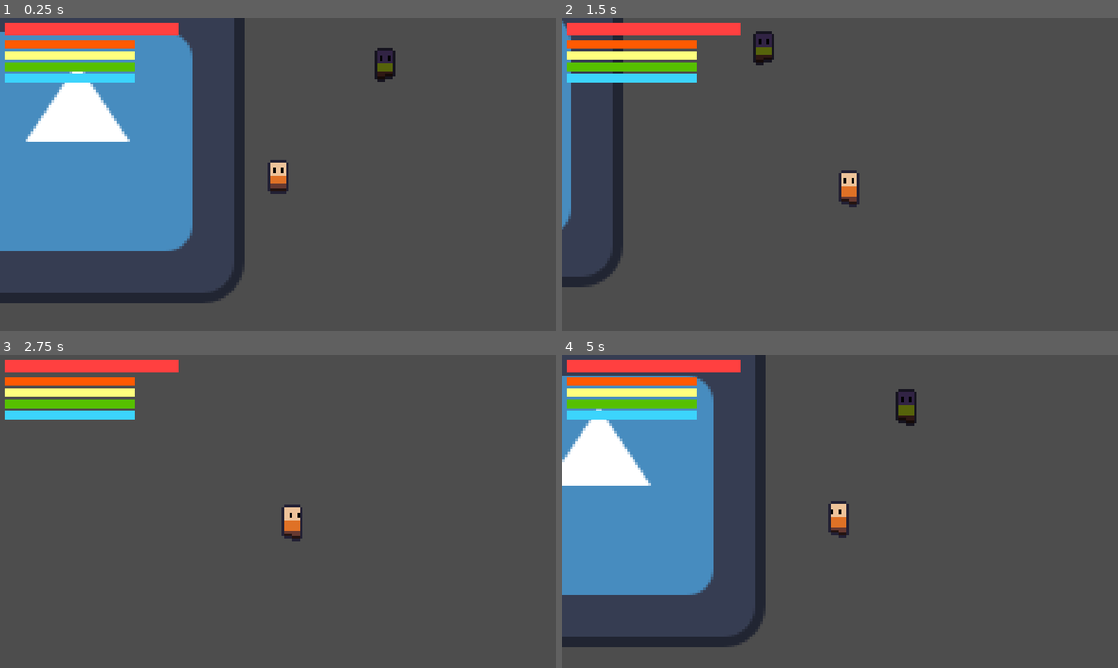
Above: before the commit, frames 1-4 (two rows, left to right).
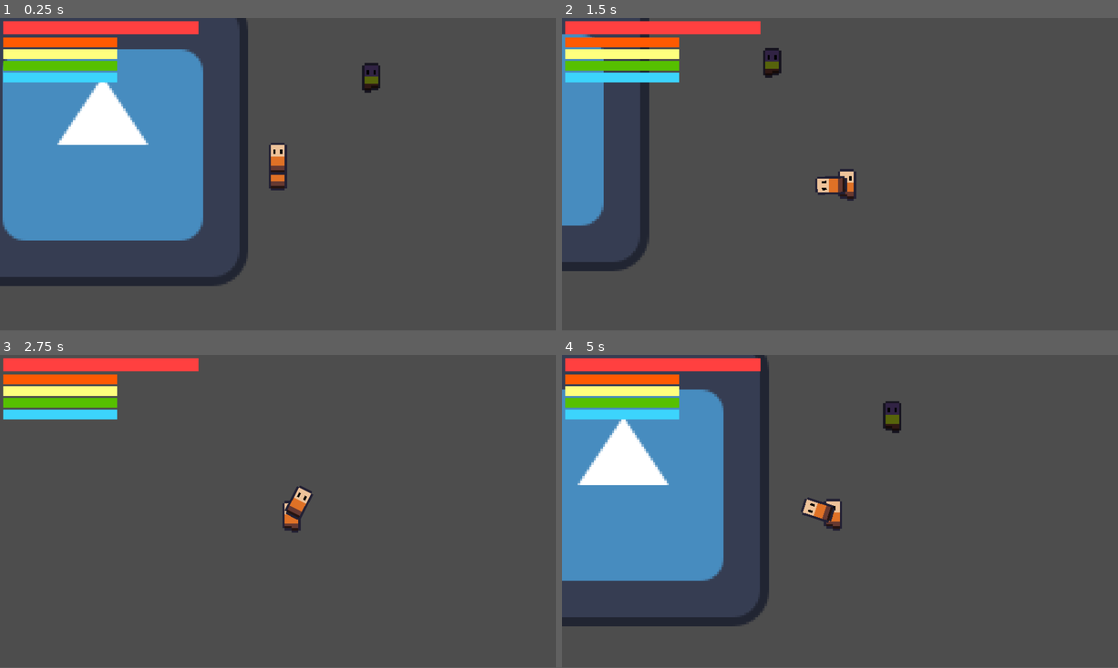
Above: after the commit, the same moments.

Repository: PurplikDev/magic-roguelike
Game: Godot game, scene res://scenes/main.tscn
Same seed, same stepped clock (60 frames per second), same inputs: the game is played once before the commit and once after it. The engine's default icon, where the game draws it, is replaced by a stand-in: a white triangle on a blue panel in a dark square.
Inputs (mouse positions are in pixels of both pictures, inside the frame that each line leads up to):
- Up to frame 1 (0.25 s): no input
- Up to frame 2 (1.5 s): move the mouse to (962, 158) at 0.52 s; hold D (right) 0.53-1.28 s; tap Mouse wheel up (camera_zoom_in) at 0.6 s; tap Mouse wheel down (camera_zoom_out) at 0.8, 1.35 s; move the mouse to (728, 190) at 1.27 s; hold S (down) from 1.28 s (still down)
- Up to frame 3 (2.75 s): click (166, 527) at 1.55 s; move the mouse to (333, 442) at 2.02 s; release S (down) at 2.03 s; hold D (right) from 2.03 s (still down); click (333, 442) at 2.1 s; tap E (interact) at 2.3 s
- Up to frame 4 (5 s): move the mouse to (812, 574) at 2.77 s; release D (right) at 2.78 s; hold W (up) 2.78-3.53 s; tap E (interact) at 2.85 s; tap F (spell_wheel) at 3.05, 3.6 s; move the mouse to (1006, 558) at 3.52 s; hold A (left) from 3.53 s (still down); tap Mouse wheel up (camera_zoom_in) at 3.8, 4.35 s; move the mouse to (673, 464) at 4.27 s; tap Mouse wheel down (camera_zoom_out) at 4.55 s
In our replay, the window is 800x450 before the commit and 800x449 after it. These sizes can differ from the game's own. Grey fills any space a smaller window leaves; there, only what the larger window draws over its background counts as a difference.

The runs differ from the first frame. In frame 1, 12% of the frame differs, in the area x 0-72%, y 0-92%; in frame 2, 8.3%; in frame 3, 2.3%; in frame 4, 11%.

Commit message:
caster thingy

Diff:
--- a/project.godot
+++ b/project.godot
@@ -22,8 +22,8 @@
 
 [display]
 
-window/size/viewport_width=640
-window/size/viewport_height=360
+window/size/viewport_width=854
+window/size/viewport_height=480
 window/size/window_width_override=1920
 window/size/window_height_override=1080
 window/stretch/mode="viewport"
--- /dev/null
+++ b/scenes/caster.tscn
@@ -0,0 +1,18 @@
+[gd_scene load_steps=3 format=3 uid="uid://blb2k377c7iiu"]
+
+[ext_resource type="Script" path="res://scripts/entity/caster.gd" id="1_ktrnq"]
+[ext_resource type="Texture2D" uid="uid://bu85vt6axrkgu" path="res://assets/player.png" id="2_p2rlx"]
+
+[node name="Caster" type="Node2D"]
+script = ExtResource("1_ktrnq")
+
+[node name="Sprite2D" type="Sprite2D" parent="."]
+rotation = -1.5708
+texture = ExtResource("2_p2rlx")
+centered = false
+offset = Vector2(-8, 0)
+flip_v = true
+
+[node name="Marker2D" type="Marker2D" parent="Sprite2D"]
+position = Vector2(-9.53674e-07, 16)
+gizmo_extents = 8.0
--- a/scenes/player.tscn
+++ b/scenes/player.tscn
@@ -19,6 +19,8 @@
 [ext_resource type="Texture2D" uid="uid://cgku34nmatr5r" path="res://assets/icon.svg" id="12_d6j76"]
 [ext_resource type="Texture2D" uid="uid://64jmsjw5p72v" path="res://assets/tilemap.png" id="13_7sqmx"]
 [ext_resource type="PackedScene" uid="uid://daisebv88or8x" path="res://scenes/ui/player_hud.tscn" id="15_pqtot"]
+[ext_resource type="PackedScene" uid="uid://cahoqopha410" path="res://scenes/ui/spell_wheel.tscn" id="16_fi40u"]
+[ext_resource type="PackedScene" uid="uid://blb2k377c7iiu" path="res://scenes/caster.tscn" id="21_cfg01"]
 
 [sub_resource type="Resource" id="Resource_g6rg5"]
 script = ExtResource("10_rni6r")
@@ -170,13 +172,16 @@
 script = ExtResource("2_q4lj7")
 actor = NodePath("../..")
 
-[node name="InputComponent" type="Node" parent="Components" node_paths=PackedStringArray("actor", "move_component", "animation_component", "interaction_component", "camera")]
+[node name="InputComponent" type="Node" parent="Components" node_paths=PackedStringArray("actor", "move_component", "animation_component", "spell_casting_component", "interaction_component", "spell_wheel", "camera", "caster")]
 script = ExtResource("3_my80j")
 actor = NodePath("../..")
 move_component = NodePath("../MoveComponent")
 animation_component = NodePath("../AnimationManagerComponent")
+spell_casting_component = NodePath("../SpellCastingComponent")
 interaction_component = NodePath("../InteractionComponent")
+spell_wheel = NodePath("../../UserInterface/SpellWheel")
 camera = NodePath("../../AnchoredCamera")
+caster = NodePath("../../Caster")
 
 [node name="KnockbackComponent" type="Node" parent="Components" node_paths=PackedStringArray("actor", "move_component")]
 script = ExtResource("5_fesqj")
@@ -237,13 +242,17 @@
 [node name="CastTimer" type="Timer" parent="Timers"]
 wait_time = 0.125
 
-[node name="PlayerHUD" parent="." node_paths=PackedStringArray("health_stat", "ignis_stat", "aer_stat", "terra_stat", "aqua_stat", "spell_component") instance=ExtResource("15_pqtot")]
-health_stat = NodePath("../Stats/HealthStat")
-ignis_stat = NodePath("../Stats/IgnisStat")
-aer_stat = NodePath("../Stats/AerStat")
-terra_stat = NodePath("../Stats/TerraStat")
-aqua_stat = NodePath("../Stats/AquaStat")
-spell_component = NodePath("../Components/SpellCastingComponent")
+[node name="UserInterface" type="Node" parent="."]
+
+[node name="PlayerHUD" parent="UserInterface" node_paths=PackedStringArray("health_stat", "ignis_stat", "aer_stat", "terra_stat", "aqua_stat") instance=ExtResource("15_pqtot")]
+health_stat = NodePath("../../Stats/HealthStat")
+ignis_stat = NodePath("../../Stats/IgnisStat")
+aer_stat = NodePath("../../Stats/AerStat")
+terra_stat = NodePath("../../Stats/TerraStat")
+aqua_stat = NodePath("../../Stats/AquaStat")
+
+[node name="SpellWheel" parent="UserInterface" node_paths=PackedStringArray("spell_component") instance=ExtResource("16_fi40u")]
+spell_component = NodePath("../../Components/SpellCastingComponent")
 
 [node name="DamageFlashComponent" type="CanvasGroup" parent="."]
 script = ExtResource("8_ffurp")
@@ -277,13 +286,13 @@
 
 [node name="AnchoredCamera" type="Camera2D" parent="." node_paths=PackedStringArray("actor")]
 offset = Vector2(0, -7)
-zoom = Vector2(3, 3)
+zoom = Vector2(3.5, 3.5)
 process_callback = 0
 position_smoothing_enabled = true
 position_smoothing_speed = 10.0
 script = ExtResource("8_sis3l")
 actor = NodePath("..")
-strength = 8.0
+strength = 15.0
 lerp_speed = 5.0
 zoom_amount = 0.25
 
@@ -300,4 +309,7 @@
 shape = SubResource("CapsuleShape2D_wcu7h")
 debug_color = Color(100, 0, 0, 0.42)
 
+[node name="Caster" parent="." instance=ExtResource("21_cfg01")]
+position = Vector2(0, -7)
+
 [connection signal="hit" from="Hitbox" to="." method="_on_hitbox_hit"]
--- a/scenes/ui/elements/spell_element.tscn
+++ b/scenes/ui/elements/spell_element.tscn
@@ -1,6 +1,7 @@
-[gd_scene load_steps=2 format=3 uid="uid://eoki4ekvh3bx"]
+[gd_scene load_steps=3 format=3 uid="uid://eoki4ekvh3bx"]
 
 [ext_resource type="Script" path="res://scripts/ui/elements/spell_element.gd" id="1_4d4h2"]
+[ext_resource type="Texture2D" uid="uid://cgku34nmatr5r" path="res://assets/icon.svg" id="2_d2q44"]
 
 [node name="SpellElement" type="Control"]
 layout_mode = 3
@@ -9,7 +10,7 @@
 anchor_top = 0.5
 anchor_right = 0.5
 anchor_bottom = 0.5
-offset_right = 60.0
+offset_right = 80.0
 grow_horizontal = 2
 grow_vertical = 2
 script = ExtResource("1_4d4h2")
@@ -21,13 +22,13 @@
 anchor_top = 0.5
 anchor_right = 1.0
 anchor_bottom = 0.5
-offset_left = -20.0
-offset_top = -20.0
-offset_right = 20.0
-offset_bottom = 20.0
+offset_top = -30.0
+offset_right = 60.0
+offset_bottom = 30.0
 grow_horizontal = 0
 grow_vertical = 2
-pivot_offset = Vector2(20, 20)
+pivot_offset = Vector2(30, 30)
+texture_normal = ExtResource("2_d2q44")
 ignore_texture_size = true
 stretch_mode = 5
 
@@ -38,13 +39,12 @@
 anchor_top = 1.0
 anchor_right = 0.5
 anchor_bottom = 1.0
-offset_left = -44.0
-offset_right = 44.0
-offset_bottom = 22.0
+offset_left = -57.5
+offset_right = 57.5
+offset_bottom = 28.0
 grow_horizontal = 2
 grow_vertical = 0
-pivot_offset = Vector2(44, 11)
-theme_override_font_sizes/font_size = 15
+theme_override_font_sizes/font_size = 20
 text = "placeholder"
 horizontal_alignment = 1
 vertical_alignment = 1
--- a/scenes/ui/player_hud.tscn
+++ b/scenes/ui/player_hud.tscn
@@ -1,8 +1,7 @@
-[gd_scene load_steps=4 format=3 uid="uid://daisebv88or8x"]
+[gd_scene load_steps=3 format=3 uid="uid://daisebv88or8x"]
 
 [ext_resource type="Script" path="res://scripts/ui/player_hud.gd" id="1_ccbg7"]
 [ext_resource type="PackedScene" uid="uid://cpxkxkutg3mpd" path="res://scenes/ui/elements/stat_bar.tscn" id="2_nc342"]
-[ext_resource type="PackedScene" uid="uid://cahoqopha410" path="res://scenes/ui/spell_wheel.tscn" id="3_e0b3n"]
 
 [node name="PlayerHUD" type="CanvasLayer"]
 script = ExtResource("1_ccbg7")
@@ -10,38 +9,34 @@
 [node name="HealthBar" parent="." instance=ExtResource("2_nc342")]
 offset_left = 5.0
 offset_top = 5.0
-offset_right = 205.0
-offset_bottom = 20.0
+offset_right = 305.0
+offset_bottom = 25.0
 color = Color(1, 0.25, 0.25, 1)
 
 [node name="IgnisBar" parent="." instance=ExtResource("2_nc342")]
 offset_left = 5.0
-offset_top = 25.0
-offset_right = 155.0
-offset_bottom = 35.0
+offset_top = 30.0
+offset_right = 180.0
+offset_bottom = 45.0
 color = Color(1, 0.352941, 0.00392157, 1)
 
 [node name="AerBar" parent="." instance=ExtResource("2_nc342")]
 offset_left = 5.0
-offset_top = 38.0
-offset_right = 155.0
-offset_bottom = 48.0
+offset_top = 48.0
+offset_right = 180.0
+offset_bottom = 63.0
 color = Color(1, 1, 0.494118, 1)
 
 [node name="TerraBar" parent="." instance=ExtResource("2_nc342")]
 offset_left = 5.0
-offset_top = 51.0
-offset_right = 155.0
-offset_bottom = 61.0
+offset_top = 66.0
+offset_right = 180.0
+offset_bottom = 81.0
 color = Color(0.337255, 0.752941, 0, 1)
 
 [node name="AquaBar" parent="." instance=ExtResource("2_nc342")]
 offset_left = 5.0
-offset_top = 64.0
-offset_right = 155.0
-offset_bottom = 74.0
+offset_top = 84.0
+offset_right = 180.0
+offset_bottom = 99.0
 color = Color(0.235294, 0.831373, 0.988235, 1)
-
-[node name="SpellWheel" parent="." instance=ExtResource("3_e0b3n")]
-
-[editable path="SpellWheel"]
--- a/scenes/ui/spell_wheel.tscn
+++ b/scenes/ui/spell_wheel.tscn
@@ -2,7 +2,10 @@
 
 [ext_resource type="Script" path="res://scripts/ui/spell_wheel.gd" id="1_ecrl8"]
 
-[node name="SpellWheel" type="Control"]
+[node name="SpellWheel" type="CanvasLayer"]
+script = ExtResource("1_ecrl8")
+
+[node name="SpellElements" type="Control" parent="."]
 layout_mode = 3
 anchors_preset = 8
 anchor_left = 0.5
@@ -11,35 +14,26 @@
 anchor_bottom = 0.5
 offset_left = -90.0
 offset_top = -90.0
-offset_right = 90.0
+offset_right = 90.0004
 offset_bottom = 90.0
 grow_horizontal = 2
 grow_vertical = 2
-script = ExtResource("1_ecrl8")
-
-[node name="SpellElements" type="Control" parent="."]
-layout_mode = 1
-anchors_preset = 15
-anchor_right = 1.0
-anchor_bottom = 1.0
-grow_horizontal = 2
-grow_vertical = 2
 rotation = -3.14159
+scale = Vector2(1e-05, 1e-05)
 pivot_offset = Vector2(90, 90)
 
 [node name="CurrentSpellIcon" type="TextureRect" parent="."]
-layout_mode = 1
 anchors_preset = 8
 anchor_left = 0.5
 anchor_top = 0.5
 anchor_right = 0.5
 anchor_bottom = 0.5
-offset_left = -15.0
-offset_top = -15.0
-offset_right = 15.0
-offset_bottom = 15.0
+offset_left = -35.0
+offset_top = -35.0
+offset_right = 35.0
+offset_bottom = 35.0
 grow_horizontal = 2
 grow_vertical = 2
-pivot_offset = Vector2(15, 15)
+pivot_offset = Vector2(45, 45)
 expand_mode = 1
 stretch_mode = 5
--- a/scripts/component/anchored_camera.gd
+++ b/scripts/component/anchored_camera.gd
@@ -14,8 +14,8 @@
 	zoom = lerp(zoom, Vector2(current_zoom, current_zoom), lerp_speed * delta)
 
 func zoom_in():
-	current_zoom = clampf(current_zoom + zoom_amount, 2.0, 4.5)
+	current_zoom = clampf(current_zoom + zoom_amount, 2.5, 5.0)
 
 
 func zoom_out():
-		current_zoom = clampf(current_zoom - zoom_amount, 2.0, 4.5)
+		current_zoom = clampf(current_zoom - zoom_amount, 2.5, 5.0)
--- a/scripts/component/input_component.gd
+++ b/scripts/component/input_component.gd
@@ -7,7 +7,9 @@
 @export var animation_component: AnimationManagerComponent
 @export var spell_casting_component: SpellCastingComponent
 @export var interaction_component: InteractionComponent
+@export var spell_wheel: SpellWheel
 @export var camera: AnchoredCamera
+@export var caster: Caster
 
 func _physics_process(_delta):
 	if move_component != null:
@@ -19,14 +21,23 @@
 	if interaction_component != null && Input.is_action_just_pressed("interact"):
 		interaction_component.interact()
 
-	if spell_casting_component != null && Input.is_action_just_pressed("cast"):
-		spell_casting_component.start_cast()
+	if spell_casting_component != null:
+		if Input.is_action_just_pressed("cast"):
+			spell_casting_component.start_cast()
+		if Input.is_action_just_released("cast"):
+			spell_casting_component.stop_cast()
 
-	if spell_casting_component != null && Input.is_action_just_released("cast"):
-		spell_casting_component.stop_cast()
+	if spell_wheel != null:
+		if Input.is_action_just_pressed("spell_wheel"):
+			spell_wheel.wheel_show()
+		if Input.is_action_just_released("spell_wheel"):
+			spell_wheel.wheel_hide()
 
 	if camera != null:
 		if Input.is_action_just_pressed("camera_zoom_in"):
 			camera.zoom_in()
 		if Input.is_action_just_pressed("camera_zoom_out"):
 			camera.zoom_out()
+
+	if caster != null:
+		caster.look_at_pos = caster.get_global_mouse_position()
--- /dev/null
+++ b/scripts/entity/caster.gd
@@ -0,0 +1,9 @@
+class_name Caster
+extends Node2D
+
+@onready var marker_2d = $Sprite2D/Marker2D
+
+var look_at_pos: Vector2
+
+func _physics_process(_delta):
+	look_at(look_at_pos)
--- a/scripts/ui/elements/spell_element.gd
+++ b/scripts/ui/elements/spell_element.gd
@@ -25,10 +25,10 @@
 	texture.rotation_degrees = (rotation_degrees * -1) - parent_rotation
 
 func begin_effect():
-	effect(Vector2(80, 0), Vector2(1.25, 1.25))
+	effect(Vector2(100, 0), Vector2(1.25, 1.25))
 
 func end_effect():
-	effect(Vector2(70, 0), Vector2(1, 1))
+	effect(Vector2(80, 0), Vector2(1, 1))
 
 func effect(p_size: Vector2, p_scale: Vector2):
 	if size_tween != null:
--- a/scripts/ui/player_hud.gd
+++ b/scripts/ui/player_hud.gd
@@ -6,19 +6,13 @@
 @onready var terra_bar: StatBar = $TerraBar
 @onready var aqua_bar: StatBar = $AquaBar
 
-@onready var spell_wheel: SpellWheel = $SpellWheel
-
 @export var health_stat: StatComponent
 @export var ignis_stat: StatComponent
 @export var aer_stat: StatComponent
 @export var terra_stat: StatComponent
 @export var aqua_stat: StatComponent
 
-@export var spell_component: SpellCastingComponent
-
 func _ready():
-	spell_wheel.spell_component = spell_component
-
 	health_bar.set_max_value(health_stat.max_value)
 	ignis_bar.set_max_value(ignis_stat.max_value)
 	aer_bar.set_max_value(aer_stat.max_value)
--- a/scripts/ui/spell_wheel.gd
+++ b/scripts/ui/spell_wheel.gd
@@ -1,21 +1,16 @@
 class_name SpellWheel
-extends Control
+extends CanvasLayer
+
+@export var spell_component: SpellCastingComponent
 
 @onready var spell_elements = $SpellElements
 @onready var spell_element = load("res://scenes/ui/elements/spell_element.tscn")
 
 @onready var current_spell_icon = $CurrentSpellIcon
 
-var spell_component: SpellCastingComponent
 var scale_tween: Tween
 var current_scale_tween: Tween
 var rotation_tween: Tween
-
-func _process(_delta):
-	if Input.is_action_just_pressed("spell_wheel"):
-		wheel_show()
-	if Input.is_action_just_released("spell_wheel"):
-		wheel_hide()
 
 func wheel_show():
 	refresh_spells()
Not shown: 1 places in scenes/player.tscn that only renumber resources
